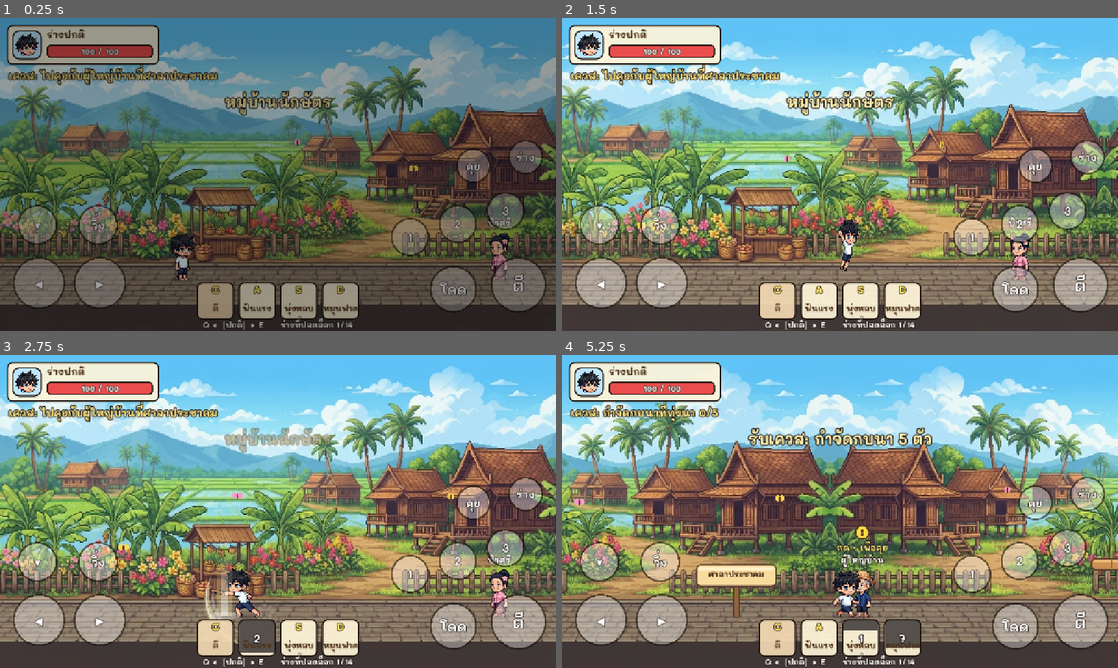
Above: before the commit, frames 1-4 (two rows, left to right).
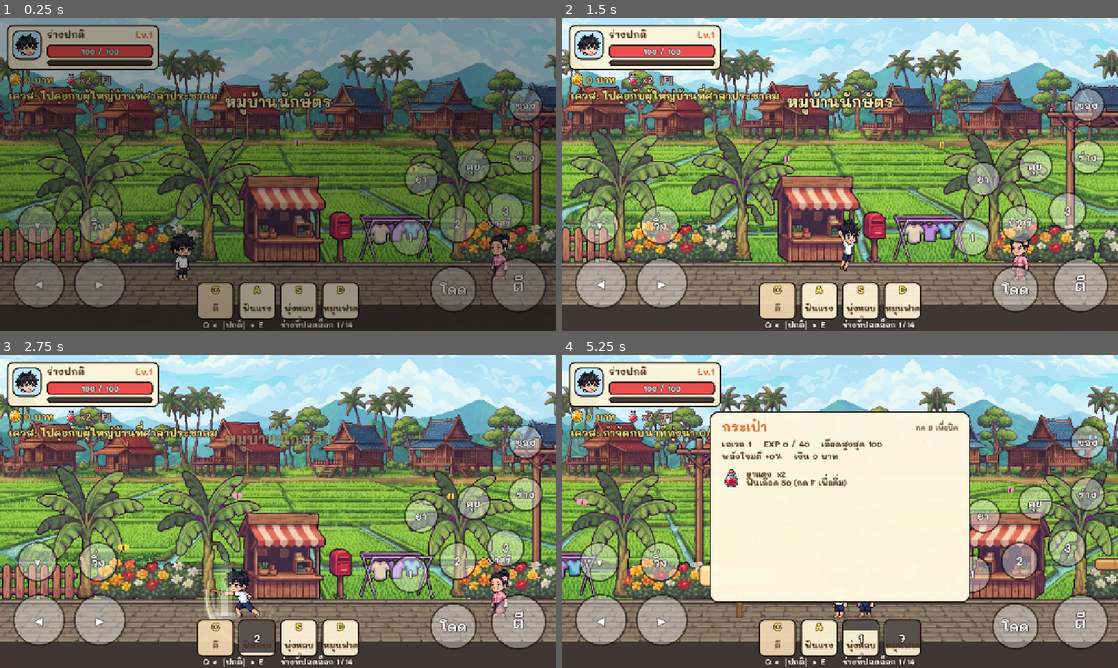
Above: after the commit, the same moments.

Repository: mozila023/naksat-saga
Game: Godot game, scene res://tests/smoke.tscn
The game is run twice, just before and just after one commit, with the same random seed, the same clock (stepped at 60 frames per second) and the same inputs. This scene is started directly instead of the project's main scene.
Inputs (mouse positions are in pixels of both pictures, inside the frame that each line leads up to):
- Up to frame 1 (0.25 s): no input
- Up to frame 2 (1.5 s): tap Enter at 0.5 s; move the mouse to (962, 158) at 0.52 s; hold Shift (run) 0.53-1.28 s; hold Right (move_right) from 0.53 s (still down); click (962, 158) at 0.67 s; tap Space (jump) at 0.77, 1.07 s; tap B (bag, bound only after the commit) at 0.8, 1.35 s; move the mouse to (728, 190) at 1.27 s; click (728, 190) at 1.42 s
- Up to frame 3 (2.75 s): tap Space (jump) at 1.52, 1.82, 2.3 s; tap F (use_potion, bound only after the commit) at 1.55, 2.1 s; move the mouse to (333, 442) at 2.02 s; release Right (move_right) at 2.03 s; hold Left (move_left) from 2.03 s (still down); click (333, 442) at 2.17 s
- Up to frame 4 (5.25 s): move the mouse to (812, 574) at 2.77 s; release Left (move_left) at 2.78 s; hold Right (move_right) 2.78-4.28 s; tap Space (jump) at 2.85, 3.02, 3.32, 3.77, 4.07, 4.52, 4.82 s; click (812, 574) at 2.92 s; tap Shift (run) at 3.05 s; move the mouse to (1006, 558) at 3.52 s; hold C (attack) 3.53-4.28 s; click (1006, 558) at 3.67 s; tap B (bag, bound only after the commit) at 3.8 s; move the mouse to (673, 464) at 4.27 s; hold Left (move_left) 4.28-5.03 s; tap E (form_next) at 4.35 s; click (673, 464) at 4.42 s; tap F (use_potion, bound only after the commit) at 4.55 s; move the mouse to (867, 511) at 5.02 s; hold Right (move_right) from 5.03 s (still down); tap Q (form_prev) at 5.1 s; click (867, 511) at 5.17 s

The runs differ from the first frame. In frame 1, 62% of the frame differs, in the area x 0-100%, y 0-78%; in frame 2, 68%; in frame 3, 69%; in frame 4, 72%, in the area x 0-100%, y 0-92%.

Commit message:
Layered parallax backgrounds, level system, items and shop
Village and rice field backgrounds are now three parallax layers plus
the road. Adds EXP and levels, coin and item drops, potions, a bag
panel, a potion seller and a materials buyer.

Co-Authored-By: Claude Fable 5.2 <noreply@anthropic.com>
Claude-Session: https://claude.ai/code/session_01J9NCfWgs9eBq1qjdwjHxHL

Diff:
--- a/entities/enemies/enemy.gd
+++ b/entities/enemies/enemy.gd
@@ -145,7 +145,7 @@
 		Fx.spawn(get_parent(), mid, "star", Vector2(34, 90), Color(1.0, 0.9, 0.4), 1, 0.6)
 		_dying = true
 		remove_from_group("enemies")
-		Game.on_enemy_killed(kind)
+		Game.on_enemy_killed(kind, global_position)
 
 
 func _draw() -> void:
--- a/entities/enemies/tiger_boss.gd
+++ b/entities/enemies/tiger_boss.gd
@@ -238,7 +238,7 @@
 		Fx.spawn(get_parent(), global_position, "pillar", Vector2(100, 400), Color(1.0, 0.9, 0.5), 1, 0.9)
 		Game.shake(14.0, 0.6)
 		Game.hit_stop(0.25)
-		Game.on_boss_defeated("tiger")
+		Game.on_boss_defeated("tiger", global_position)
 
 
 func _draw() -> void:
--- /dev/null
+++ b/entities/pickups/pickup.gd
@@ -0,0 +1,78 @@
+class_name Pickup extends Node2D
+## ของที่ตกบนพื้น (เหรียญ / ไอเทม): เด้งออกจากศัตรู ตกลงพื้น แล้วลอยเข้าหาผู้เล่นเมื่อเดินมาใกล้
+
+var kind := "coin"  # "coin" หรือรหัสไอเทมใน Game.ITEMS
+var value := 1
+var _vel := Vector2.ZERO
+var _floor_y := 0.0
+var _landed := false
+var _t := 0.0
+var _sprite: Sprite2D
+
+
+static func spawn(parent: Node, pos: Vector2, item_kind: String, amount := 1) -> void:
+	var p := Pickup.new()
+	p.kind = item_kind
+	p.value = amount
+	parent.add_child(p)
+	p.global_position = pos + Vector2(0, -24)
+	p._floor_y = pos.y - 2.0
+	p._vel = Vector2(randf_range(-150, 150), randf_range(-430, -260))
+
+
+func _ready() -> void:
+	add_to_group("pickups")
+	z_index = 8
+	var icon: String = "coin" if kind == "coin" else Game.ITEMS[kind]["icon"]
+	_sprite = Sprite2D.new()
+	_sprite.texture = load("res://assets/art/items/item_%s.png" % icon)
+	_sprite.scale = Vector2(0.5, 0.5)
+	_sprite.position = Vector2(0, -16)
+	add_child(_sprite)
+
+
+func _physics_process(delta: float) -> void:
+	_t += delta
+	queue_redraw()
+	if not _landed:
+		_vel.y += 1500.0 * delta
+		position += _vel * delta
+		if global_position.y >= _floor_y and _vel.y > 0.0:
+			global_position.y = _floor_y
+			if _vel.y > 160.0:
+				_vel = Vector2(_vel.x * 0.5, -_vel.y * 0.4)
+			else:
+				_landed = true
+	else:
+		_sprite.position.y = -16.0 + sin(_t * 4.0) * 3.0
+
+	var p := Game.player
+	if _t > 0.4 and p and not p.dead:
+		var d := p.global_position + Vector2(0, -40) - global_position
+		if d.length() < 150.0:
+			# ดูดเข้าหาผู้เล่น
+			_landed = true
+			global_position += d.normalized() * minf(560.0 * delta, d.length())
+			if d.length() < 34.0:
+				_collect()
+				return
+	if _t > 40.0:
+		queue_free()
+	elif _t > 34.0:
+		modulate.a = 0.4 if int(_t * 8.0) % 2 == 0 else 1.0
+
+
+func _collect() -> void:
+	if kind == "coin":
+		Game.add_money(value)
+		Game.spawn_number(global_position + Vector2(0, -30), "+%d บาท" % value, Color(1.0, 0.88, 0.3), 22)
+	else:
+		Game.add_item(kind, value)
+		Game.spawn_number(global_position + Vector2(0, -30), "+ %s" % Game.ITEMS[kind]["name"], Color(0.7, 1.0, 0.75), 22)
+	Fx.spawn(get_parent(), global_position + Vector2(0, -16), "spark", Vector2(20, 20), Color(1.0, 0.95, 0.5), 1, 0.2)
+	queue_free()
+
+
+func _draw() -> void:
+	if _landed:
+		Art.shadow(self, Vector2(0, 2), 13.0)
--- a/entities/player/player.gd
+++ b/entities/player/player.gd
@@ -116,7 +116,7 @@
 		return
 
 	var form := Game.current_form()
-	var locked := Game.in_dialogue
+	var locked := Game.in_dialogue or Game.dialogue_just_ended()
 	if not is_on_floor():
 		velocity.y = minf(velocity.y + GRAVITY * delta, 1400.0)
 
@@ -161,6 +161,8 @@
 			cycle_form(-1)
 		if Input.is_action_just_pressed("interact"):
 			_interact()
+		if Input.is_action_just_pressed("use_potion"):
+			_drink_potion()
 
 	move_and_slide()
 	_process_dash_hits()
@@ -222,7 +224,7 @@
 # ---------- โจมตี ----------
 
 func _damage(mult: float) -> float:
-	return BASE_ATK * float(Game.current_form()["atk"]) * mult * randf_range(0.9, 1.1)
+	return BASE_ATK * Game.atk_mult() * float(Game.current_form()["atk"]) * mult * randf_range(0.9, 1.1)
 
 
 func _basic_attack() -> void:
@@ -319,6 +321,25 @@
 		Game.hit_enemies(rect, _damage(_dash_dmg), global_position.x - facing * 10.0, 0.0, _dash_hit)
 
 
+func _drink_potion() -> void:
+	if Game.use_potion():
+		visual.flash(Color(0.6, 2.4, 0.8), 0.35)
+		Fx.spawn(get_parent(), global_position, "pillar", Vector2(40, 200), Color(0.4, 1.0, 0.5), 1, 0.45)
+		Fx.spawn(get_parent(), global_position + Vector2(0, -30), "star", Vector2(40, 120), Color(0.6, 1.0, 0.6), 1, 0.7)
+		Game.spawn_number(global_position + Vector2(-20, -100), "+%d" % int(Game.POTION_HEAL), Color(0.5, 1.0, 0.6), 30)
+	elif Game.item_count("potion") <= 0:
+		Game.banner.emit("ยาแดงหมดแล้ว — ซื้อได้ที่ป้าศรีในหมู่บ้าน")
+
+
+func on_level_up() -> void:
+	visual.flash(Color(3, 3, 2), 0.5)
+	Fx.spawn(get_parent(), global_position, "pillar", Vector2(70, 320), Color(1.0, 0.9, 0.4), 1, 0.7)
+	Fx.spawn(get_parent(), global_position + Vector2(0, -44), "ring", Vector2(150, 150), Color(1.0, 0.9, 0.4), 1, 0.5)
+	Fx.spawn(get_parent(), global_position + Vector2(0, -30), "star", Vector2(80, 200), Color(1.0, 0.95, 0.5), 1, 1.0)
+	Game.spawn_text(global_position + Vector2(-90, -150), "LEVEL UP!", Color(1.0, 0.9, 0.35), 40)
+	Game.shake(5.0, 0.3)
+
+
 func get_cd(index: int) -> float:
 	return _cds.get("%s:%d" % [Game.form_id, index], 0.0)
 
--- a/stages/stage.gd
+++ b/stages/stage.gd
@@ -21,6 +21,7 @@
 var _props: Array = []
 var _spawners: Array = []
 var _t := 0.0
+var _layered := false
 
 
 func _ready() -> void:
@@ -47,9 +48,23 @@
 	var s: float = GROUND_Y / info["feet"]
 	var bg: Texture2D = load("res://assets/art/bg_%s.png" % style)
 	var ground: Texture2D = load("res://assets/art/ground_%s.png" % style)
-	# วิวด้านหลัง เลื่อนช้ากว่าตัวละคร (ดูมีมิติ) ส่วนพื้นเลื่อนเท่าตัวละคร
-	_add_art_layer(bg, s, 0.0, 0.5, -10)
-	_add_art_layer(ground, s, info["split"] * s - 1.0, 1.0, -9)
+	var road_top: float = info["split"] * s
+	var mid_path := "res://assets/art/layer_%s_mid.png" % style
+	var near_path := "res://assets/art/layer_%s_near.png" % style
+	if ResourceLoader.exists(mid_path) and ResourceLoader.exists(near_path):
+		# ฉากหลังแยกชั้น ให้มีมิติ: ยิ่งอยู่ไกลยิ่งเลื่อนช้า
+		#   ภูเขา+ท้องฟ้า (หลังสุด) -> บ้าน/ทุ่งนา -> ต้นไม้/รั้ว -> ถนน (หน้าสุด เลื่อนเท่าตัวละคร)
+		var far: Texture2D = load("res://assets/art/layer_far.png")
+		var mid: Texture2D = load(mid_path)
+		var near: Texture2D = load(near_path)
+		_layered = true
+		_add_art_layer(far, 0.92, 400.0 - far.get_height() * 0.92, 0.1, -13)
+		_add_art_layer(mid, s, road_top + 2.0 - mid.get_height() * s, 0.32, -12)
+		_add_art_layer(near, s, road_top + 6.0 - near.get_height() * s, 0.68, -11)
+	else:
+		# ภาพเดียวทั้งฉาก (เช่น ในถ้ำ): วิวเลื่อนช้ากว่าตัวละคร ส่วนพื้นเลื่อนเท่าตัวละคร
+		_add_art_layer(bg, s, 0.0, 0.5, -10)
+	_add_art_layer(ground, s, road_top - 1.0, 1.0, -9)
 
 
 func _add_art_layer(tex: Texture2D, s: float, y: float, scroll: float, z: int) -> void:
@@ -185,8 +200,9 @@
 			grad.set_color(0, Color(0.3, 0.68, 0.98))
 			grad.set_color(1, Color(0.8, 0.95, 1.0))
 	if art_sky:
-		grad.set_color(0, ART[style]["sky"])
-		grad.set_color(1, ART[style]["sky"])
+		var sky: Color = Color(0.359, 0.763, 0.971) if _layered else ART[style]["sky"]
+		grad.set_color(0, sky)
+		grad.set_color(1, sky)
 	var tex := GradientTexture2D.new()
 	tex.gradient = grad
 	tex.fill_from = Vector2(0, 0)
--- a/stages/village.gd
+++ b/stages/village.gd
@@ -95,14 +95,27 @@
 
 
 func _talk_auntie() -> void:
-	Game.start_dialogue([
-		{"who": "ป้าศรี", "text": "ไหว้พระเถอะลูก จะออกไปทุ่งนาเหรอ ป้าสอนให้ก่อน"},
-		{"who": "ป้าศรี", "text": "กด C เพื่อโจมตี กด A S D เพื่อใช้สกิล กด Space เพื่อกระโดด กด Shift ค้าง เพื่อวิ่งไว และกด ↓ พร้อม Space เพื่อลงจากแท่น"},
-		{"who": "ป้าศรี", "text": "ถ้าเจ็บตัว ยืนพักสักครู่ เลือดจะค่อย ๆ ฟื้นเอง"},
-	])
+	# ร้านยาป้าศรี: คุย 1 ครั้ง = ซื้อยาแดง 1 ขวด
+	var price := int(Game.ITEMS["potion"]["buy"])
+	if Game.buy_item("potion"):
+		Game.start_dialogue([
+			{"who": "ป้าศรี", "text": "ยาแดงขวดละ %d บาทจ้ะ นี่จ้ะ 1 ขวด (ตอนนี้มี %d ขวด เหลือเงิน %d บาท) กด F เพื่อดื่ม ตอนเลือดเหลือน้อยนะลูก" % [price, Game.item_count("potion"), Game.money]},
+		])
+	else:
+		Game.start_dialogue([
+			{"who": "ป้าศรี", "text": "ป้าขายยาแดง ขวดละ %d บาทจ้ะ แต่หนูมีแค่ %d บาท ไปตีมอนสเตอร์ ที่ทุ่งนา เก็บเหรียญมาก่อนนะ" % [price, Game.money]},
+			{"who": "ป้าศรี", "text": "ของที่มอนสเตอร์ทำตก เอาไปขาย ให้ลุงหมูได้ กด B เพื่อเปิดกระเป๋าดูของ"},
+		])
 
 
 func _talk_uncle() -> void:
-	Game.start_dialogue([
-		{"who": "ลุงหมู", "text": "หมูน้อยของลุง ตัวละ 60 บาท... แต่ตอนนี้ยังไม่เปิดขายนะหลาน รอร้านเปิดก่อน"},
-	])
+	# ลุงหมูรับซื้อของดรอปทั้งหมด
+	var earned := Game.sell_materials()
+	if earned > 0:
+		Game.start_dialogue([
+			{"who": "ลุงหมู", "text": "ของดี ๆ ทั้งนั้นเลยหลาน ลุงรับซื้อหมด ได้ไป %d บาท (ตอนนี้มี %d บาท)" % [earned, Game.money]},
+		])
+	else:
+		Game.start_dialogue([
+			{"who": "ลุงหมู", "text": "ลุงรับซื้อ ขากบ ชิ้นละ %d บาท กับ หมวกเห็ดพิษ ชิ้นละ %d บาท ไปหามาจากทุ่งนา แล้วเอามาขายลุงได้เลย" % [int(Game.ITEMS["frog_leg"]["sell"]), int(Game.ITEMS["mushroom_cap"]["sell"])]},
+		])
--- a/tests/smoke.gd
+++ b/tests/smoke.gd
@@ -113,6 +113,31 @@
 	main.hud._dialogue.visible = false
 	await kill_all(2)
 	check(Game.quest_stage == 2, "frog quest complete (stage %d, kills %d)" % [Game.quest_stage, Game.frog_kills])
+	check(Game.level > 1, "kills give EXP and level up (Lv.%d)" % Game.level)
+	check(Game.max_hp > 100.0, "level raises max HP")
+	var drops := get_tree().get_nodes_in_group("pickups")
+	check(drops.size() > 0, "monsters drop pickups")
+	var money_before := Game.money
+	var guard := 0
+	while Game.money == money_before and guard < 12:
+		drops = get_tree().get_nodes_in_group("pickups").filter(func(d: Node) -> bool: return d.kind == "coin")
+		if drops.is_empty():
+			break
+		p.global_position = drops[0].global_position
+		p.velocity = Vector2.ZERO
+		await frames(30)
+		guard += 1
+	check(Game.money > money_before, "coins can be picked up (%d baht)" % Game.money)
+	Game.set_hp(10.0)
+	var potions := Game.item_count("potion")
+	await tap("use_potion")
+	check(Game.hp > 10.0 and Game.item_count("potion") == potions - 1, "potion heals")
+	await tap("bag")
+	check(main.hud._bag.visible, "bag opens")
+	await shot("04b_bag")
+	await tap("bag")
+	Game.add_item("frog_leg", 3)
+	Game.money = 100
 	await frames(400)
 	check(get_tree().get_nodes_in_group("enemies").size() >= 10, "monsters respawn")
 
@@ -122,6 +147,16 @@
 	await frames(20)
 	await talk_through()
 	check(Game.quest_stage == 3, "boss quest accepted (got %d)" % Game.quest_stage)
+	p.global_position.x = 4360.0
+	await frames(20)
+	var before_sale := Game.money
+	await talk_through()
+	check(Game.money > before_sale and Game.item_count("frog_leg") == 0, "uncle buys materials")
+	p.global_position.x = 1150.0
+	await frames(20)
+	var potions_before := Game.item_count("potion")
+	await talk_through()
+	check(Game.item_count("potion") == potions_before + 1, "auntie sells a potion")
 
 	main.change_stage("rice_field", "from_cave")
 	await frames(60)
@@ -157,6 +192,7 @@
 		await frames(40)
 	await shot("10_tiger_form")
 
+	check(Game.item_count("tiger_fang") >= 1 or get_tree().get_nodes_in_group("pickups").size() > 0, "boss drops loot")
 	Game.max_hp = 100.0
 	Game.set_hp(1.0)
 	p._invuln = 0.0
--- a/ui/hud/hud.gd
+++ b/ui/hud/hud.gd
@@ -10,6 +10,13 @@
 var _form_label: Label
 var _hp_bar: ProgressBar
 var _hp_label: Label
+var _level_label: Label
+var _exp_bar: ProgressBar
+var _money_label: Label
+var _potion_label: Label
+var _bag: Panel
+var _bag_list: VBoxContainer
+var _bag_stats: Label
 var _quest_label: Label
 var _forms_label: Label
 var _banner: Label
@@ -42,6 +49,9 @@
 	if DisplayServer.is_touchscreen_available():
 		_build_touch()
 
+	_build_bag()
+	Game.stats_changed.connect(_refresh_stats)
+	_refresh_stats()
 	Game.hp_changed.connect(_refresh_hp)
 	Game.form_changed.connect(_refresh_form)
 	Game.quest_changed.connect(_refresh_quest)
@@ -90,7 +100,7 @@
 	var panel := Panel.new()
 	panel.add_theme_stylebox_override("panel", _box(Color(1.0, 0.96, 0.85, 0.92)))
 	panel.position = Vector2(16, 16)
-	panel.size = Vector2(350, 92)
+	panel.size = Vector2(350, 104)
 	panel.mouse_filter = Control.MOUSE_FILTER_IGNORE
 	_root.add_child(panel)
 
@@ -123,9 +133,115 @@
 	_hp_label.vertical_alignment = VERTICAL_ALIGNMENT_CENTER
 	panel.add_child(_hp_label)
 
+	# เลเวล + หลอด EXP
+	_level_label = _label("Lv.1", 22, Color(0.85, 0.4, 0.15), 0)
+	_level_label.position = Vector2(236, 6)
+	_level_label.size = Vector2(100, 30)
+	_level_label.horizontal_alignment = HORIZONTAL_ALIGNMENT_RIGHT
+	panel.add_child(_level_label)
+	_exp_bar = _bar(Color(1.0, 0.8, 0.25))
+	_exp_bar.position = Vector2(92, 80)
+	_exp_bar.size = Vector2(244, 14)
+	panel.add_child(_exp_bar)
+
+	# เงิน + ยาแดง
+	var row := HBoxContainer.new()
+	row.position = Vector2(20, 126)
+	row.add_theme_constant_override("separation", 6)
+	row.mouse_filter = Control.MOUSE_FILTER_IGNORE
+	_root.add_child(row)
+	row.add_child(_icon("coin", 30))
+	_money_label = _label("0", 22, Color(1.0, 0.9, 0.4), 7)
+	row.add_child(_money_label)
+	var gap := Control.new()
+	gap.custom_minimum_size = Vector2(14, 0)
+	row.add_child(gap)
+	row.add_child(_icon("potion", 30))
+	_potion_label = _label("x0", 22, Color(1.0, 0.75, 0.75), 7)
+	row.add_child(_potion_label)
+
 	_quest_label = _label("", 24, Color(1.0, 0.92, 0.55), 8)
-	_quest_label.position = Vector2(20, 116)
+	_quest_label.position = Vector2(20, 162)
 	_root.add_child(_quest_label)
+
+
+func _icon(item: String, px: int) -> TextureRect:
+	var t := TextureRect.new()
+	t.texture = load("res://assets/art/items/item_%s.png" % item)
+	t.custom_minimum_size = Vector2(px, px)
+	t.expand_mode = TextureRect.EXPAND_IGNORE_SIZE
+	t.stretch_mode = TextureRect.STRETCH_KEEP_ASPECT_CENTERED
+	t.mouse_filter = Control.MOUSE_FILTER_IGNORE
+	return t
+
+
+func _refresh_stats() -> void:
+	_level_label.text = "Lv.%d" % Game.level
+	_exp_bar.max_value = Game.exp_needed()
+	_exp_bar.value = Game.exp
+	_money_label.text = "%d บาท" % Game.money
+	_potion_label.text = "x%d  [F]" % Game.item_count("potion")
+	if _bag.visible:
+		_fill_bag()
+
+
+# ---------- กระเป๋า (กด B) ----------
+
+func _build_bag() -> void:
+	_bag = Panel.new()
+	_bag.add_theme_stylebox_override("panel", _box(Color(1.0, 0.97, 0.88, 0.98), 18))
+	_bag.set_anchors_preset(Control.PRESET_CENTER)
+	_bag.position = Vector2(-300, -230)
+	_bag.size = Vector2(600, 440)
+	_bag.visible = false
+	_root.add_child(_bag)
+	var title := _label("กระเป๋า", 30, Color(0.85, 0.4, 0.15), 0)
+	title.position = Vector2(28, 14)
+	_bag.add_child(title)
+	var hint := _label("กด B เพื่อปิด", 16, Color(0.5, 0.4, 0.3), 0)
+	hint.position = Vector2(380, 26)
+	hint.size = Vector2(192, 24)
+	hint.horizontal_alignment = HORIZONTAL_ALIGNMENT_RIGHT
+	_bag.add_child(hint)
+	_bag_stats = _label("", 19, Color(0.3, 0.18, 0.08), 0)
+	_bag_stats.position = Vector2(28, 62)
+	_bag.add_child(_bag_stats)
+	_bag_list = VBoxContainer.new()
+	_bag_list.position = Vector2(28, 132)
+	_bag_list.size = Vector2(544, 290)
+	_bag_list.add_theme_constant_override("separation", 10)
+	_bag.add_child(_bag_list)
+
+
+func toggle_bag() -> void:
+	_bag.visible = not _bag.visible
+	if _bag.visible:
+		_fill_bag()
+
+
+func _fill_bag() -> void:
+	_bag_stats.text = "เลเวล %d    EXP %d / %d    เลือดสูงสุด %d\nพลังโจมตี +%d%%    เงิน %d บาท" % [Game.level, Game.exp, Game.exp_needed(), int(Game.max_hp), int(round((Game.atk_mult() - 1.0) * 100.0)), Game.money]
+	for child in _bag_list.get_children():
+		child.queue_free()
+	var any := false
+	for id in Game.ITEMS:
+		var count := Game.item_count(id)
+		if count <= 0:
+			continue
+		any = true
+		var info: Dictionary = Game.ITEMS[id]
+		var row := HBoxContainer.new()
+		row.add_theme_constant_override("separation", 12)
+		row.add_child(_icon(info["icon"], 44))
+		var text := "%s  x%d\n%s" % [info["name"], count, info["desc"]]
+		if int(info["sell"]) > 0:
+			text += "  (ขายได้ชิ้นละ %d บาท)" % int(info["sell"])
+		var l := _label(text, 18, Color(0.3, 0.18, 0.08), 0)
+		l.add_theme_constant_override("line_spacing", -4)
+		row.add_child(l)
+		_bag_list.add_child(row)
+	if not any:
+		_bag_list.add_child(_label("ยังไม่มีของ — ตีมอนสเตอร์แล้วเก็บของที่ตก", 19, Color(0.5, 0.4, 0.3), 0))
 
 
 func _refresh_hp() -> void:
@@ -323,7 +439,7 @@
 func _build_help() -> void:
 	if DisplayServer.is_touchscreen_available():
 		return
-	var help := _label("← → เดิน   Shift วิ่งไว   Space กระโดด\nC โจมตี   A S D สกิล   Q/E สลับร่าง\n↑ คุย/เข้าประตู   ↓+Space ลงแท่น   F9 เริ่มใหม่", 15, Color(1, 1, 1, 0.92), 5)
+	var help := _label("← → เดิน   Shift วิ่งไว   Space กระโดด   ↓+Space ลงแท่น\nC โจมตี   A S D สกิล   Q/E สลับร่าง   F ดื่มยา\n↑ คุย/เข้าประตู   B กระเป๋า   F9 เริ่มใหม่", 15, Color(1, 1, 1, 0.92), 5)
 	help.set_anchors_preset(Control.PRESET_BOTTOM_LEFT)
 	help.position = Vector2(16, -84)
 	help.add_theme_constant_override("line_spacing", -4)
@@ -334,6 +450,8 @@
 
 func _process(delta: float) -> void:
 	_dlg_delay = maxf(_dlg_delay - delta, 0.0)
+	if Input.is_action_just_pressed("bag") and not Game.in_dialogue:
+		toggle_bag()
 	if Game.in_dialogue and (Input.is_action_just_pressed("interact") or Input.is_action_just_pressed("attack") or Input.is_action_just_pressed("jump")):
 		_advance_dialogue()
 
@@ -379,6 +497,8 @@
 	_touch_button(right, Vector2(-160, -320), 44, "3", "skill_3")
 	_touch_button(right, Vector2(-110, -440), 40, "ร่าง", "form_next")
 	_touch_button(right, Vector2(-230, -420), 40, "คุย", "interact")
+	_touch_button(right, Vector2(-350, -390), 40, "ยา", "use_potion")
+	_touch_button(right, Vector2(-110, -560), 40, "ของ", "bag")
 
 
 func _touch_button(parent: Control, pos: Vector2, radius: int, text: String, action: String) -> void:
--- a/utilities/game.gd
+++ b/utilities/game.gd
@@ -4,12 +4,31 @@
 signal hp_changed
 signal form_changed
 signal quest_changed
+signal stats_changed  # เลเวล / EXP / เงิน / ไอเทม เปลี่ยน
 signal banner(text: String)
 signal dialogue_started(lines: Array)
 signal dialogue_finished
 
 const SAVE_PATH := "user://save.cfg"
 const FROGS_NEEDED := 5
+
+# ---------- ไอเทม ----------
+# buy = ราคาซื้อจากป้าศรี (0 = ไม่มีขาย), sell = ราคาที่ลุงหมูรับซื้อ (0 = ไม่รับซื้อ)
+const ITEMS := {
+	"potion": {"name": "ยาแดง", "desc": "ฟื้นเลือด 50 (กด F เพื่อดื่ม)", "icon": "potion", "buy": 20, "sell": 0},
+	"frog_leg": {"name": "ขากบ", "desc": "ได้จากกบนา ขายให้ลุงหมูได้", "icon": "frog_leg", "buy": 0, "sell": 6},
+	"mushroom_cap": {"name": "หมวกเห็ดพิษ", "desc": "ได้จากเห็ดพิษ ขายให้ลุงหมูได้", "icon": "mushroom_cap", "buy": 0, "sell": 12},
+	"tiger_fang": {"name": "เขี้ยวพญาเสือ", "desc": "ของหายากจากพญาเสือโคร่ง", "icon": "tiger_fang", "buy": 0, "sell": 0},
+}
+const POTION_HEAL := 50.0
+
+# ---------- รางวัลจากมอนสเตอร์ ----------
+# coins = [จำนวนเหรียญต่ำสุด, สูงสุด], coin_value = [มูลค่าต่อเหรียญต่ำสุด, สูงสุด], drops = [[ไอเทม, โอกาส 0..1], ...]
+const REWARDS := {
+	"frog": {"exp": 8, "coins": [1, 2], "coin_value": [2, 4], "drops": [["frog_leg", 0.4], ["potion", 0.06]]},
+	"mushroom": {"exp": 18, "coins": [1, 3], "coin_value": [3, 6], "drops": [["mushroom_cap", 0.4], ["potion", 0.1]]},
+	"tiger": {"exp": 250, "coins": [8, 8], "coin_value": [10, 14], "drops": [["tiger_fang", 1.0], ["potion", 1.0], ["potion", 1.0]]},
+}
 
 var main: Node
 var player: Player
@@ -25,9 +44,16 @@
 var quest_stage := 0
 var frog_kills := 0
 
+# เลเวล: ทุกเลเวล เลือดสูงสุด +15 และพลังโจมตี +10%
+var level := 1
+var exp := 0
+var money := 0
+var items := {"potion": 2}  # รหัสไอเทม -> จำนวน
+
 var in_dialogue := false
 var _dialogue_done := Callable()
 var _stopping := false
+var _dialogue_end_frame := -100
 
 
 func _ready() -> void:
@@ -36,7 +62,7 @@
 
 
 func _setup_input() -> void:
-	# ปุ่ม: ลูกศรเดิน, Space กระโดด, Shift วิ่งไว, C โจมตี, A S D สกิล, ↑ คุย/เข้าประตู, Q E สลับร่าง
+	# ปุ่ม: ลูกศรเดิน, Space กระโดด, Shift วิ่งไว, C โจมตี, A S D สกิล, ↑ คุย/เข้าประตู, Q E สลับร่าง, F ดื่มยา, B กระเป๋า
 	_add_action("move_left", [KEY_LEFT])
 	_add_action("move_right", [KEY_RIGHT])
 	_add_action("move_down", [KEY_DOWN])
@@ -49,6 +75,8 @@
 	_add_action("interact", [KEY_UP])
 	_add_action("form_prev", [KEY_Q])
 	_add_action("form_next", [KEY_E])
+	_add_action("use_potion", [KEY_F])
+	_add_action("bag", [KEY_B])
 
 
 func _add_action(action: String, keys: Array) -> void:
@@ -165,7 +193,108 @@
 	save_game()
 
 
-func on_enemy_killed(kind: String) -> void:
+# ---------- เลเวล ----------
+
+func exp_needed() -> int:
+	return 40 + (level - 1) * 35
+
+
+func atk_mult() -> float:
+	return 1.0 + (level - 1) * 0.1
+
+
+func _apply_level() -> void:
+	max_hp = 100.0 + (level - 1) * 15.0
+
+
+func add_exp(amount: int) -> void:
+	exp += amount
+	var leveled := false
+	while exp >= exp_needed():
+		exp -= exp_needed()
+		level += 1
+		leveled = true
+	if leveled:
+		_apply_level()
+		set_hp(max_hp)
+		banner.emit("เลเวลอัป! Lv.%d\nเลือดสูงสุด %d  พลังโจมตี +%d%%" % [level, int(max_hp), int(round((atk_mult() - 1.0) * 100.0))])
+		if player and is_instance_valid(player):
+			player.on_level_up()
+	stats_changed.emit()
+	save_game()
+
+
+# ---------- เงินและไอเทม ----------
+
+func add_money(amount: int) -> void:
+	money = maxi(money + amount, 0)
+	stats_changed.emit()
+	save_game()
+
+
+func item_count(id: String) -> int:
+	return int(items.get(id, 0))
+
+
+func add_item(id: String, amount := 1) -> void:
+	items[id] = maxi(item_count(id) + amount, 0)
+	if items[id] == 0:
+		items.erase(id)
+	stats_changed.emit()
+	save_game()
+
+
+## ดื่มยาแดง คืนค่า true ถ้าดื่มได้
+func use_potion() -> bool:
+	if item_count("potion") <= 0 or hp >= max_hp or hp <= 0.0:
+		return false
+	add_item("potion", -1)
+	set_hp(hp + POTION_HEAL)
+	return true
+
+
+## ซื้อไอเทม 1 ชิ้น คืนค่า true ถ้าเงินพอ
+func buy_item(id: String) -> bool:
+	var price := int(ITEMS[id]["buy"])
+	if price <= 0 or money < price:
+		return false
+	money -= price
+	add_item(id, 1)
+	return true
+
+
+## ขายของดรอปทั้งหมดที่ขายได้ คืนค่าเงินที่ได้
+func sell_materials() -> int:
+	var total := 0
+	for id in items.keys():
+		var price := int(ITEMS[id]["sell"])
+		if price > 0:
+			total += price * item_count(id)
+			items.erase(id)
+	if total > 0:
+		add_money(total)
+	return total
+
+
+## ให้ EXP และโปรยของดรอปตรงจุดที่ศัตรูตาย
+func give_rewards(kind: String, pos: Vector2) -> void:
+	if not REWARDS.has(kind):
+		return
+	var r: Dictionary = REWARDS[kind]
+	add_exp(int(r["exp"]))
+	if main == null or main.stage == null:
+		return
+	spawn_number(pos + Vector2(-10, -70), "+%d EXP" % int(r["exp"]), Color(0.7, 0.9, 1.0), 20)
+	for i in randi_range(int(r["coins"][0]), int(r["coins"][1])):
+		Pickup.spawn(main.stage, pos, "coin", randi_range(int(r["coin_value"][0]), int(r["coin_value"][1])))
+	for d in r["drops"]:
+		if randf() < float(d[1]):
+			Pickup.spawn(main.stage, pos, d[0], 1)
+
+
+func on_enemy_killed(kind: String, pos := Vector2.INF) -> void:
+	if pos != Vector2.INF:
+		give_rewards(kind, pos)
 	if quest_stage == 1 and kind == "frog":
 		frog_kills += 1
 		if frog_kills >= FROGS_NEEDED:
@@ -176,8 +305,10 @@
 			save_game()
 
 
-func on_boss_defeated(id: String) -> void:
+func on_boss_defeated(id: String, pos := Vector2.INF) -> void:
 	boss = null
+	if pos != Vector2.INF:
+		give_rewards(id, pos)
 	if id == "tiger":
 		if unlock_form("tiger"):
 			banner.emit("ปราบพญาเสือโคร่งสำเร็จ!\nได้ร่างขาล (เสือ) — กด Q / E เพื่อสลับร่าง")
@@ -203,8 +334,14 @@
 	dialogue_started.emit(lines)
 
 
+## เพิ่งปิดบทสนทนาไปหมาด ๆ (กันปุ่มที่กดปิดไปสั่งคุยซ้ำหรือโจมตีทันที)
+func dialogue_just_ended() -> bool:
+	return Engine.get_physics_frames() - _dialogue_end_frame < 14
+
+
 func end_dialogue() -> void:
 	in_dialogue = false
+	_dialogue_end_frame = Engine.get_physics_frames()
 	var cb := _dialogue_done
 	_dialogue_done = Callable()
 	dialogue_finished.emit()
@@ -219,6 +356,10 @@
 	cfg.set_value("game", "unlocked", unlocked)
 	cfg.set_value("game", "quest_stage", quest_stage)
 	cfg.set_value("game", "frog_kills", frog_kills)
+	cfg.set_value("game", "level", level)
+	cfg.set_value("game", "exp", exp)
+	cfg.set_value("game", "money", money)
+	cfg.set_value("game", "items", items)
 	cfg.save(SAVE_PATH)
 
 
@@ -233,6 +374,16 @@
 			unlocked.append(id)
 	quest_stage = int(cfg.get_value("game", "quest_stage", 0))
 	frog_kills = int(cfg.get_value("game", "frog_kills", 0))
+	level = maxi(int(cfg.get_value("game", "level", 1)), 1)
+	exp = int(cfg.get_value("game", "exp", 0))
+	money = int(cfg.get_value("game", "money", 0))
+	items = {}
+	var saved_items: Dictionary = cfg.get_value("game", "items", {"potion": 2})
+	for id in saved_items:
+		if ITEMS.has(id):
+			items[id] = int(saved_items[id])
+	_apply_level()
+	hp = max_hp
 
 
 func reset_save() -> void:
@@ -240,6 +391,14 @@
 	form_id = "normal"
 	quest_stage = 0
 	frog_kills = 0
-	save_game()
+	level = 1
+	exp = 0
+	money = 0
+	items = {"potion": 2}
+	_apply_level()
+	hp = max_hp
+	save_game()
+	hp_changed.emit()
+	stats_changed.emit()
 	form_changed.emit()
 	quest_changed.emit()
Binary file added: assets/art/items/item_coin.png
Not shown, added: assets/art/items/item_coin.png.import
Binary file added: assets/art/items/item_frog_leg.png
Not shown, added: assets/art/items/item_frog_leg.png.import
Binary file added: assets/art/items/item_mushroom_cap.png
Not shown, added: assets/art/items/item_mushroom_cap.png.import
Binary file added: assets/art/items/item_potion.png
Not shown, added: assets/art/items/item_potion.png.import
Binary file added: assets/art/items/item_pouch.png
Not shown, added: assets/art/items/item_pouch.png.import
Binary file added: assets/art/items/item_tiger_fang.png
Not shown, added: assets/art/items/item_tiger_fang.png.import
(and 12 more such lines)
